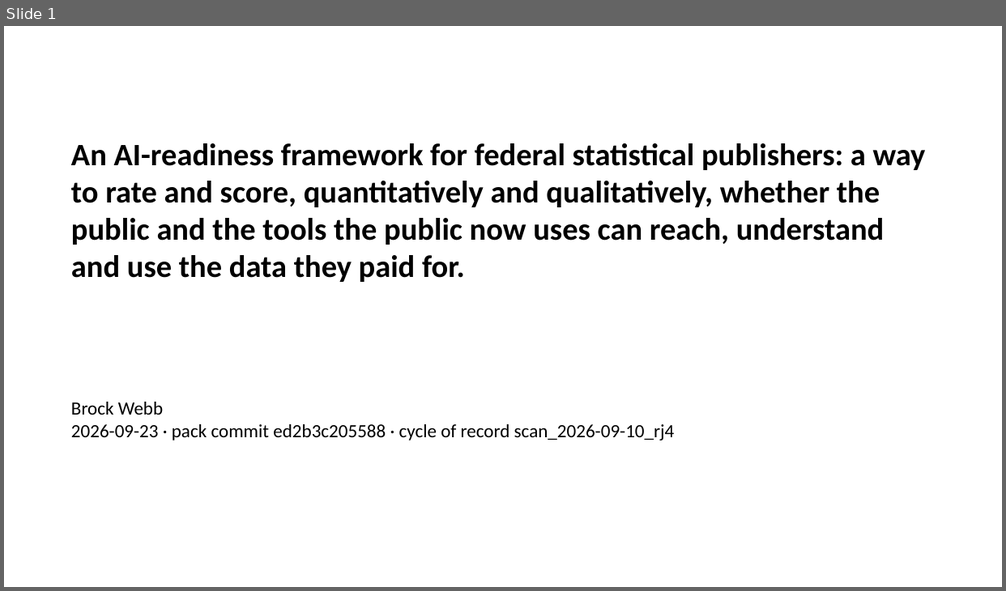
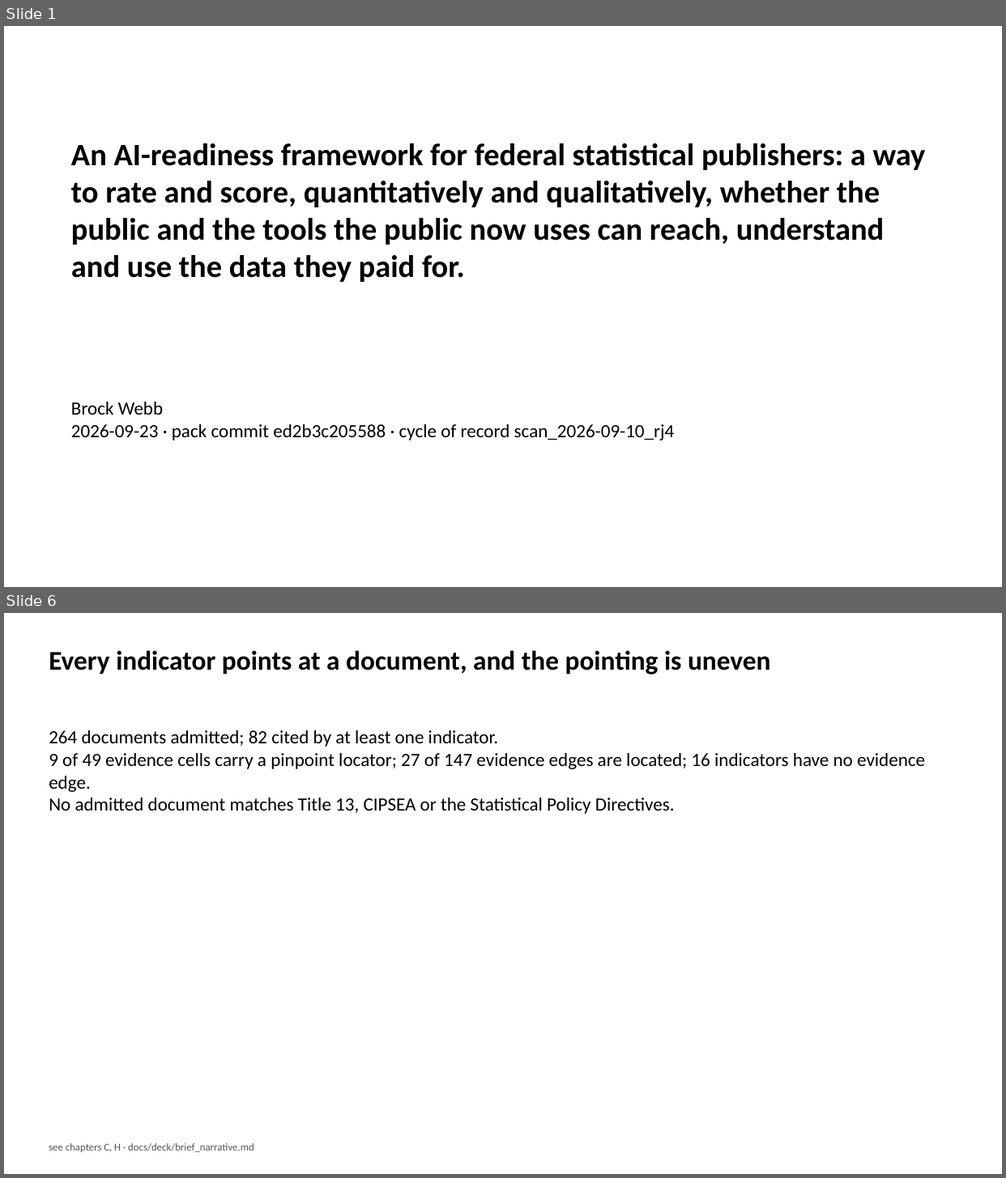
Before and after one commit to brockwebb/ai-readiness-kg, a slide deck: docs/deck/brief_deck.pptx. Shown one above the other, each under a label of ours: slide 1 before the commit, slides 1 and 6 after it; the slides between them are not shown. The pictures are 1006x591 and 1006x1178 pixels, drawn with LibreOffice and Linux fonts; fonts in the diff are those of the drawing. Boxes give left, top, right and bottom in pixels: in the first picture for what was removed or moved away, otherwise in the second. Text is boxed around its words. In the diff, an @@ line names an element or a change of style, - is before the commit and + after.

```diff
--- a/docs/deck/brief_deck.pptx
+++ b/docs/deck/brief_deck.pptx
@@ slide 6 added at (4,613,1002,1174), background #FFFFFF @@
@@ text added at (49,650,771,675), 26 pt, text #000000, bold @@
+Every indicator points at a document, and the pointing is uneven
@@ text added at (49,730,925,814), 18 pt, text #000000 @@
+264 documents admitted; 82 cited by at least one indicator.
+9 of 49 evidence cells carry a pinpoint locator; 27 of 147 evidence edges are located; 16 indicators have no evidence edge.
+No admitted document matches Title 13, CIPSEA or the Statistical Policy Directives.
@@ text added at (49,1144,254,1152), 10 pt, text #555555 @@
+see chapters C, H · docs/deck/brief_narrative.md
```
Also in this commit, not shown: 9 other slides added, 4 other files.
